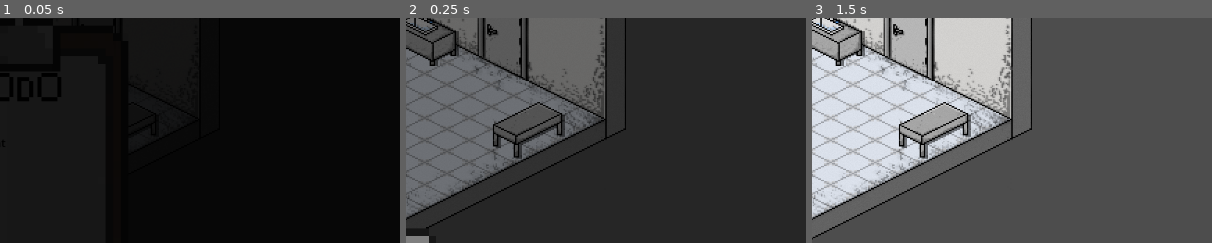
Above: before the commit, frames 1-3 (left to right).
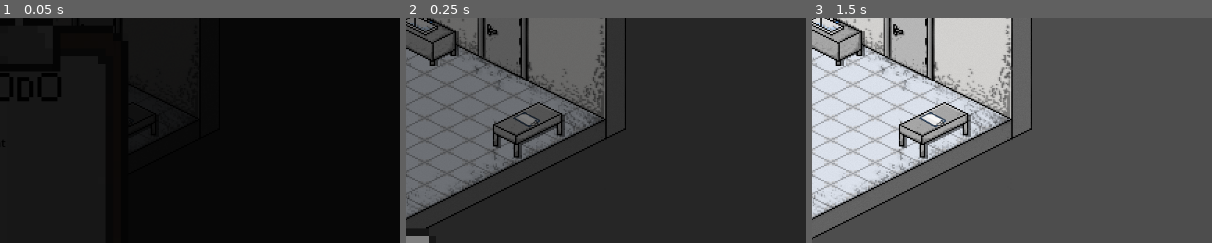
Above: after the commit, the same moments.

Repository: afourneaux/codename-matt-2026
Game: Godot game, scene res://scenes/game-root.tscn
Two runs of this game, one before a commit and one after it. Both use one fixed random seed, a clock stepped at 60 frames per second and the inputs below.
Inputs (mouse positions are % of the whole screen's width and height, from its top left):
- Up to frame 1 (0.05 s): no input
- Up to frame 2 (0.25 s): no input
- Up to frame 3 (1.5 s): move the mouse to (72, 45) at 0.52 s; tap A (a) at 0.6 s; click (72, 45) at 0.67 s; tap D (d) at 0.8 s; drag from (30, 55) to (61, 62) at 1.27 s
The pictures show only the part of the screen within x 50-100%, y 50-100%; the shares and areas given below are measured in that part.

The runs differ from the first frame. In frame 2, 0.2% of the frame differs, in the area x 26-34%, y 41-49%; in frame 3, 0.3%.

Commit message:
Game End

Diff:
--- a/scenes/game-root.tscn
+++ b/scenes/game-root.tscn
@@ -39,6 +39,7 @@
 var mini_game_0_prefab = preload(\"res://scenes/mini_games/mini_game_0.tscn\")
 var mini_game_1_prefab = preload(\"res://scenes/mini_games/mini_game_1.tscn\")
 var mini_game_8_prefab = preload(\"res://scenes/mini_games/mini_game_8.tscn\")
+var mini_game_9_prefab = preload(\"res://scenes/mini_games/mini_game_9.tscn\")
 var active_room: Node2D
 @onready var transition: ColorRect = $\"../UI/ColorRect\"
 
@@ -103,6 +104,14 @@
 			func():
 				remove_child(mini_game_8)
 				change_room(-1, 9)
+		)
+	elif active_room.interactible == 9:
+		var mini_game_9 = mini_game_9_prefab.instantiate()
+		add_child(mini_game_9)
+		mini_game_9.completed.connect(
+			func():
+				remove_child(mini_game_9)
+				#TODO - END GAME
 		)
 	print(\"interacting with %s\" % active_room.interactible)
 	# TODO - launch interactible minigame based on the contents of active_room.interactible
--- /dev/null
+++ b/scenes/mini_games/mini_game_9.tscn
@@ -0,0 +1,37 @@
+[gd_scene format=3 uid="uid://b0cxrm1ioepgh"]
+
+[ext_resource type="Texture2D" uid="uid://bhgqnb0uyh754" path="res://assets/sprites/Main_character_ending.png" id="1_8swbp"]
+
+[sub_resource type="GDScript" id="GDScript_gx4ip"]
+resource_name = "mini_game_9"
+script/source = "extends Node2D
+signal completed
+signal on_interact
+
+func _enter_tree() -> void:
+	GameState.in_mini_game = true
+
+func _exit_tree():
+	#GameState.in_mini_game = false
+	pass
+
+func _input(event):
+	if event.is_action_pressed(\"interact\"):
+		completed.emit()
+"
+
+[node name="MiniGame9" type="Node2D" unique_id=677959257]
+script = SubResource("GDScript_gx4ip")
+
+[node name="ColorRect" type="ColorRect" parent="." unique_id=685977791]
+anchors_preset = 4
+anchor_top = 0.5
+anchor_bottom = 0.5
+offset_right = 1175.0
+offset_bottom = 670.0
+grow_vertical = 2
+color = Color(0, 0, 0, 0.6745098)
+
+[node name="Sprite2D" type="Sprite2D" parent="." unique_id=771436500]
+position = Vector2(573, 340)
+texture = ExtResource("1_8swbp")
--- a/scripts/GameState.gd
+++ b/scripts/GameState.gd
@@ -15,6 +15,7 @@
 static var checked_mirror = 0
 
 static func are_tasks_complete() -> bool:
+	return true
 	for task in required_tasks:
 		if not task_completion[task]:
 			return false
